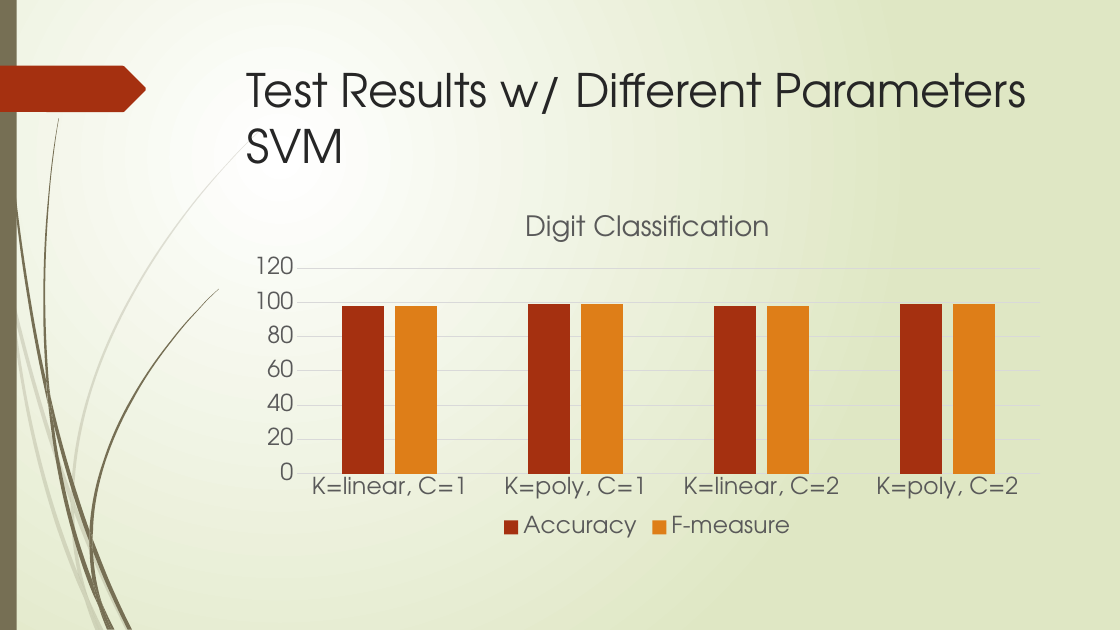
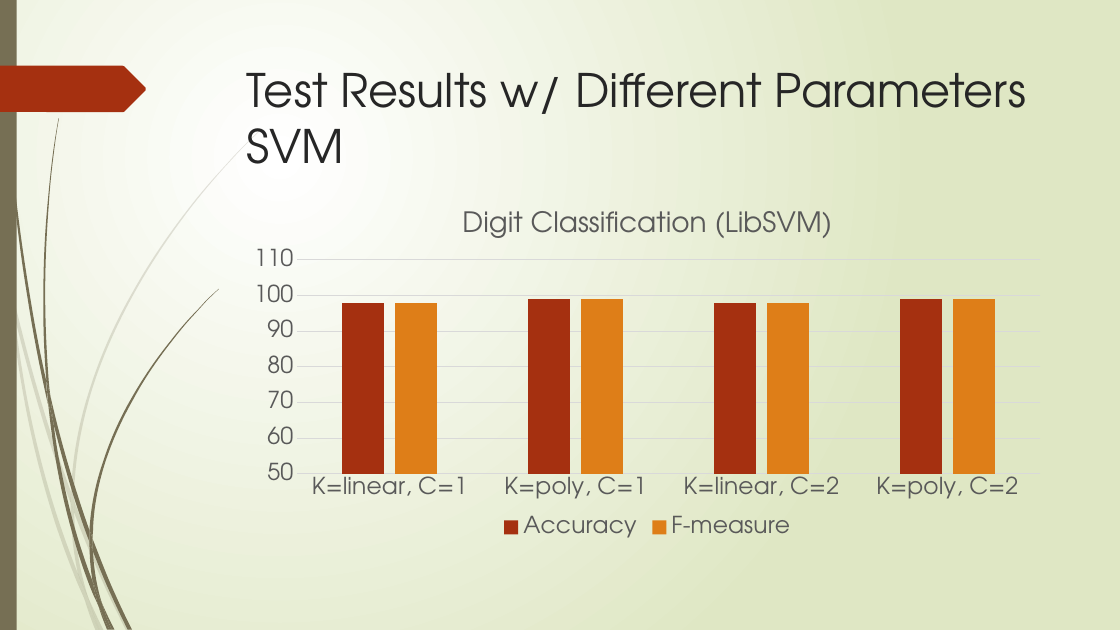
Before and after one commit to XiaokuanOSU/AI2report, a slide deck: slide 22 of PPTGroup10.pptx. Drawn at 1120x630 pixels with LibreOffice and Linux fonts; fonts in the diff are those of the drawing. Boxes give left, top, right and bottom in pixels: in the first picture for what was removed or moved away, otherwise in the second. Text is boxed around its words. In the diff, an @@ line names an element or a change of style, - is before the commit and + after.

Commit message:
correct svm pic and table, and finish'Different Libraries of SVM'

```diff
--- a/PPTGroup10.pptx
+++ b/PPTGroup10.pptx
@@ column chart at (x1=238, y1=196, x2=1057, y2=543) @@
@@ title "Digit Classification " to "Digit Classification (LibSVM) " @@
@@ value axis changed @@
```
Also in this commit, not shown: 2 other slides changed, 6 other files.
